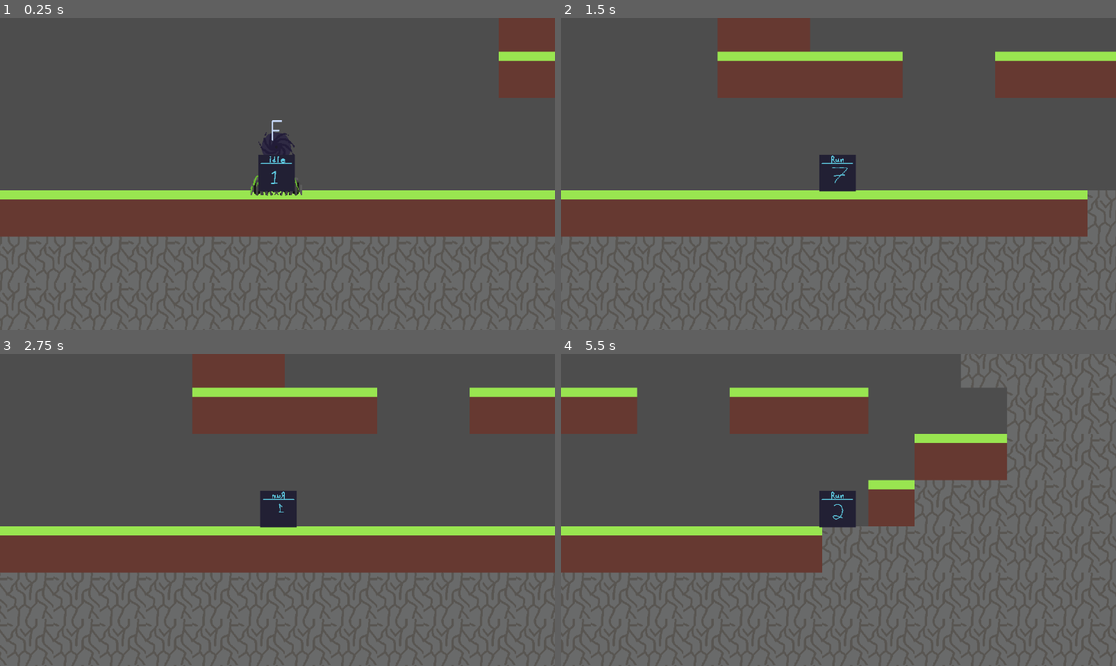
Above: before the commit, frames 1-4 (two rows, left to right).
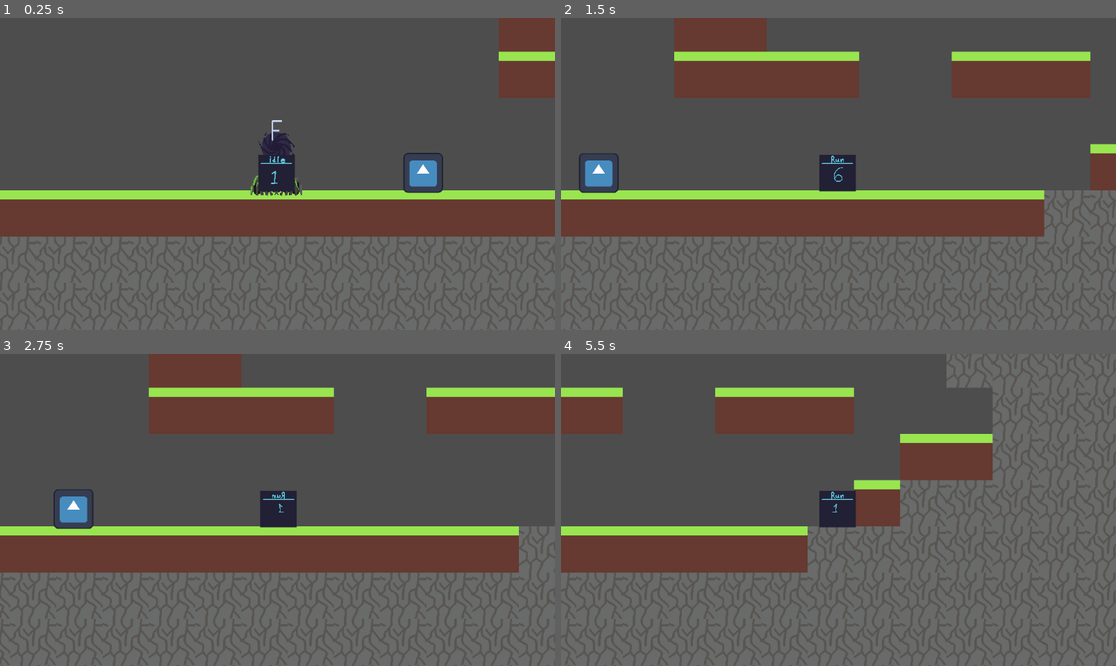
Above: after the commit, the same moments.

Repository: JSilva95307/GodotTechDemo
Game: Godot game, scene res://Scenes/Levels/Forrest.tscn
The game is run twice, just before and just after one commit, with the same random seed, the same clock (stepped at 60 frames per second) and the same inputs. The engine's default icon, where the game draws it, is replaced by a stand-in: a white triangle on a blue panel in a dark square.
Inputs (mouse positions are in pixels of both pictures, inside the frame that each line leads up to):
- Up to frame 1 (0.25 s): no input
- Up to frame 2 (1.5 s): tap Enter (ui_accept) at 0.5 s; move the mouse to (960, 158) at 0.52 s; hold Right (Player_Right) from 0.53 s (still down); tap Shift (Player_Dash) at 0.6 s; tap Space (Player_Jump) at 0.77 s; move the mouse to (727, 189) at 1.27 s; tap F (Player_Interact) at 1.35 s
- Up to frame 3 (2.75 s): tap Space (Player_Jump) at 1.52 s; move the mouse to (333, 441) at 2.02 s; release Right (Player_Right) at 2.03 s; hold Left (Player_Left) from 2.03 s (still down); click (333, 441) at 2.1 s
- Up to frame 4 (5.5 s): move the mouse to (810, 572) at 2.77 s; release Left (Player_Left) at 2.78 s; hold Right (Player_Right) 2.78-4.28 s; tap Shift (Player_Dash) at 2.85, 5.1 s; tap Space (Player_Jump) at 3.02, 3.77, 4.52 s; move the mouse to (1005, 556) at 3.52 s; tap F (Player_Interact) at 3.6 s; move the mouse to (672, 463) at 4.27 s; hold Left (Player_Left) 4.28-5.03 s; click (672, 463) at 4.35 s; move the mouse to (866, 510) at 5.02 s; hold Right (Player_Right) from 5.03 s (still down)

The runs differ from the first frame. In frame 1, 0.6% of the frame differs, in the area x 72-80%, y 43-57%; in frame 2, 8.3%, in the area x 3-100%, y 0-71%; in frame 3, 6.6%; in frame 4, 3.5%.

Commit message:
Reworked Hits
Added player and enemy hurtboxes + hitboxes. Now it's set up to where you just add the desired type of hitbox/hurtbox and define a couple values and the rest is auto taken care of. I'm going to be implementing player attacks next.

Diff:
--- /dev/null
+++ b/Assets/Scripts/Enemy_Hitbox.gd
@@ -0,0 +1,6 @@
+extends Hitbox
+class_name enemy_hitbox
+
+func _ready() -> void:
+	set_collision_mask_value(detects.player, true)
+	print_debug(detects.player)
--- /dev/null
+++ b/Assets/Scripts/Enemy_Hurtbox.gd
@@ -0,0 +1,14 @@
+extends Hurtbox
+class_name enemy_hurtbox
+
+# Called when the node enters the scene tree for the first time.
+func _ready() -> void:
+	set_collision_mask_value(detected_by.player, true)
+	connect("area_entered", self._on_area_entered)
+
+func _on_area_entered(hitbox : player_hitbox) -> void:
+	if hitbox == null:
+		return
+
+	if(owner.has_method("take_damage")) and hitbox.damage > 0:
+		owner.take_damage(hitbox.damage)
--- a/Assets/Scripts/Hurtbox.gd
+++ b/Assets/Scripts/Hurtbox.gd
@@ -1,21 +1,11 @@
 class_name Hurtbox extends Area2D
 
-func _init() -> void:
-	#layer for checkpoint interaction
-	set_collision_mask_value(3, true)
-	#layer for hitbox detection
-	set_collision_layer_value(1, true)
-	set_collision_mask_value(2, true)
+enum detected_by {
+	hitbox = 2,
+	checkpoint = 3,
+	enemy = 4,
+	player = 5
+}
 
 func _ready() -> void:
-	connect("area_entered", self._on_area_entered)
-
-func _on_area_entered(hitbox : Hitbox) -> void:
-	if hitbox == null:
-		return
-
-	if(owner.has_method("take_damage")) and hitbox.damage > 0:
-		owner.take_damage(hitbox.damage)
-
-	elif(owner.has_method("heal")) and hitbox.damage < 0:
-		owner.heal(hitbox.damage)
+	pass
--- /dev/null
+++ b/Assets/Scripts/Player_Hitbox.gd
@@ -0,0 +1,4 @@
+extends Hitbox
+class_name player_hitbox
+func _ready() -> void:
+	set_collision_mask_value(detects.enemy, true)
--- /dev/null
+++ b/Assets/Scripts/Player_Hurtbox.gd
@@ -0,0 +1,18 @@
+extends Hurtbox
+class_name player_hurtbox
+
+# Called when the node enters the scene tree for the first time.
+func _ready() -> void:
+	set_collision_layer_value(detected_by.enemy, true)
+	set_collision_layer_value(detected_by.checkpoint, true)
+	connect("area_entered", self._on_area_entered)
+
+func _on_area_entered(hitbox : enemy_hitbox) -> void:
+	if hitbox == null:
+		return
+
+	if(owner.has_method("take_damage")) and hitbox.damage > 0:
+		owner.take_damage(hitbox.damage)
+
+	elif(owner.has_method("heal")) and hitbox.damage < 0:
+		owner.heal(hitbox.damage)
--- /dev/null
+++ b/Assets/States/EnemyStates/dummy.gd
@@ -0,0 +1,8 @@
+extends CharacterBody2D
+class_name dummy
+
+func _physics_process(delta: float) -> void:
+	pass
+
+func take_damage(damage: float) -> void:
+	print_debug( "enemy " + str(damage) + " damage taken!")
--- a/Assets/Weapons/Hitbox.gd
+++ b/Assets/Weapons/Hitbox.gd
@@ -5,10 +5,7 @@
 @export var width = 10.0
 @export var height = 10.0
 
-func _init() -> void:
-	#Layer for hurtbox interaction
-	set_collision_layer_value(2, true)
-	set_collision_mask_value(1, true)
-
-func do_damage() -> void:
-	pass
+enum detects {
+	player = 4,
+	enemy = 5
+}
--- a/Assets/Weapons/WeaponBase.gd
+++ b/Assets/Weapons/WeaponBase.gd
@@ -11,9 +11,6 @@
 
 func _init() -> void:
 	pass
-	#primary1.disabled = true
-	#primary2.disabled = true
-	#primary3.disabled = true
-	#secondary.disabled = true
-	#ability1.disabled = true
-	#ability2.disabled = true
+
+func switch_p1() -> void:
+	primary1.monitoring = false
--- a/Scenes/Landmarks/checkpoint.gd
+++ b/Scenes/Landmarks/checkpoint.gd
@@ -6,13 +6,16 @@
 
 var location : Vector2
 
+enum interact_with {
+	player = 3
+}
+
 func _physics_process(delta: float) -> void:
 	if canSave and Input.is_action_just_pressed("Player_Interact"):
 		entered.emit(self)
 
 func _init() -> void:
-	set_collision_layer_value(3, true)
-	set_collision_mask_value(1, true)
+	set_collision_mask_value(interact_with.player, true)
 
 func _ready() -> void:
 	connect("area_entered", self._on_area_entered)
--- a/Scenes/Levels/Forrest.tscn
+++ b/Scenes/Levels/Forrest.tscn
@@ -1,11 +1,12 @@
-[gd_scene load_steps=10 format=4 uid="uid://bpxmldjg7tutf"]
+[gd_scene load_steps=11 format=4 uid="uid://bpxmldjg7tutf"]
 
 [ext_resource type="Script" path="res://Scenes/Levels/forrest.gd" id="1_gl4im"]
 [ext_resource type="Texture2D" uid="uid://wo87ovqcox61" path="res://Assets/Sprites/Ground Tiles.png" id="2_524x8"]
 [ext_resource type="PackedScene" uid="uid://cqs05ujvangep" path="res://Scenes/Player.tscn" id="3_c7ha3"]
+[ext_resource type="Script" path="res://Assets/Scripts/Enemy_Hitbox.gd" id="3_fm1en"]
 [ext_resource type="PackedScene" uid="uid://ccoin3o2y7mi6" path="res://Scenes/Menus/save_menu.tscn" id="4_1ps0y"]
-[ext_resource type="Script" path="res://Assets/Weapons/Hitbox.gd" id="4_pyrx5"]
 [ext_resource type="PackedScene" uid="uid://driwg5mp4nx56" path="res://Scenes/Landmarks/Checkpoint.tscn" id="5_4s5t3"]
+[ext_resource type="PackedScene" uid="uid://clcmat3f0c4sc" path="res://Scenes/dummy.tscn" id="7_4ygxy"]
 
 [sub_resource type="TileSetAtlasSource" id="TileSetAtlasSource_3wb5n"]
 texture = ExtResource("2_524x8")
@@ -46,8 +47,8 @@
 tile_set = SubResource("TileSet_hv4fg")
 
 [node name="DeathBox" type="Area2D" parent="."]
-script = ExtResource("4_pyrx5")
-damage = 20
+script = ExtResource("3_fm1en")
+damage = 40
 
 [node name="CollisionShape2D" type="CollisionShape2D" parent="DeathBox"]
 position = Vector2(-125, 212)
@@ -55,8 +56,8 @@
 
 [node name="DeathBox2" type="Area2D" parent="."]
 position = Vector2(2793, -1437)
-script = ExtResource("4_pyrx5")
-damage = 20
+script = ExtResource("3_fm1en")
+damage = 40
 
 [node name="CollisionShape2D" type="CollisionShape2D" parent="DeathBox2"]
 position = Vector2(-125, 212)
@@ -64,8 +65,8 @@
 
 [node name="DeathBox3" type="Area2D" parent="."]
 position = Vector2(5322, -1135)
-script = ExtResource("4_pyrx5")
-damage = 20
+script = ExtResource("3_fm1en")
+damage = 40
 
 [node name="CollisionShape2D" type="CollisionShape2D" parent="DeathBox3"]
 position = Vector2(-125, 212)
@@ -103,5 +104,8 @@
 size_flags_horizontal = 4
 size_flags_vertical = 4
 
+[node name="Dummy" parent="." instance=ExtResource("7_4ygxy")]
+position = Vector2(903, 252)
+
 [connection signal="player_death" from="PlayerBody" to="." method="Player_Death_Reset"]
 [connection signal="Resume" from="PlayerBody/Player Camera/Save menu" to="." method="Exit_Save_Menu"]
--- a/Scenes/Player.tscn
+++ b/Scenes/Player.tscn
@@ -3,7 +3,7 @@
 [ext_resource type="Script" path="res://Scenes/player.gd" id="1_mm5sl"]
 [ext_resource type="Texture2D" uid="uid://d36qscvk4f40k" path="res://Assets/Sprites/PlayerPlaceholder_SpriteSheet_Attacks.png" id="2_5cdny"]
 [ext_resource type="Script" path="res://Scenes/state_machine.gd" id="3_32w1a"]
-[ext_resource type="Script" path="res://Assets/Scripts/Hurtbox.gd" id="3_v82qo"]
+[ext_resource type="Script" path="res://Assets/Scripts/Player_Hurtbox.gd" id="3_51wsx"]
 [ext_resource type="Script" path="res://Scenes/idle.gd" id="4_tf1ds"]
 [ext_resource type="Script" path="res://Scenes/dash.gd" id="6_kynrl"]
 [ext_resource type="Script" path="res://Scenes/run.gd" id="6_r7fv8"]
@@ -225,6 +225,7 @@
 position = Vector2(0.999985, -47)
 scale = Vector2(4.64, 4.64)
 script = ExtResource("1_mm5sl")
+DASH_TIME = 0.3
 
 [node name="Sprite" type="Sprite2D" parent="."]
 position = Vector2(1.19209e-07, -1.07759)
@@ -234,12 +235,12 @@
 vframes = 6
 
 [node name="CollisionShape2D" type="CollisionShape2D" parent="."]
+visible = false
 position = Vector2(3.23715e-06, -0.646552)
 shape = SubResource("CircleShape2D_njlph")
 
 [node name="Hurtbox" type="Area2D" parent="."]
-visible = false
-script = ExtResource("3_v82qo")
+script = ExtResource("3_51wsx")
 
 [node name="Player_Hurtbox" type="CollisionShape2D" parent="Hurtbox"]
 shape = SubResource("CircleShape2D_f6f7n")
--- a/Scenes/Sword.tscn
+++ b/Scenes/Sword.tscn
@@ -1,7 +1,7 @@
 [gd_scene load_steps=10 format=3 uid="uid://mekjd5aptohs"]
 
 [ext_resource type="Script" path="res://Assets/Weapons/WeaponBase.gd" id="1_g4wfn"]
-[ext_resource type="Script" path="res://Assets/Weapons/Hitbox.gd" id="2_6xjgr"]
+[ext_resource type="Script" path="res://Assets/Scripts/Player_Hitbox.gd" id="2_se27w"]
 [ext_resource type="Texture2D" uid="uid://c64fye78qoshs" path="res://icon.svg" id="3_37238"]
 
 [sub_resource type="RectangleShape2D" id="RectangleShape2D_yryjv"]
@@ -33,42 +33,44 @@
 ability2 = NodePath("Ability 2")
 
 [node name="Primary 1" type="Area2D" parent="."]
-script = ExtResource("2_6xjgr")
+script = ExtResource("2_se27w")
+damage = 69
 
 [node name="Short Hitbox" type="CollisionShape2D" parent="Primary 1"]
 position = Vector2(76.25, -38.5)
 shape = SubResource("RectangleShape2D_yryjv")
 
 [node name="Primary 2" type="Area2D" parent="."]
-script = ExtResource("2_6xjgr")
+script = ExtResource("2_se27w")
+damage = 420
 
 [node name="Medium Hitbox" type="CollisionShape2D" parent="Primary 2"]
 position = Vector2(87.25, -51.5)
 shape = SubResource("RectangleShape2D_a4sls")
 
 [node name="Primary 3" type="Area2D" parent="."]
-script = ExtResource("2_6xjgr")
+script = ExtResource("2_se27w")
 
 [node name="Long Hitbox" type="CollisionShape2D" parent="Primary 3"]
 position = Vector2(111.75, -34)
 shape = SubResource("RectangleShape2D_xw5vr")
 
 [node name="Secondary" type="Area2D" parent="."]
-script = ExtResource("2_6xjgr")
+script = ExtResource("2_se27w")
 
 [node name="Large Hitbox" type="CollisionShape2D" parent="Secondary"]
 position = Vector2(101.25, -70.75)
 shape = SubResource("RectangleShape2D_827nf")
 
 [node name="Ability 1" type="Area2D" parent="."]
-script = ExtResource("2_6xjgr")
+script = ExtResource("2_se27w")
 
 [node name="Medium Hitbox" type="CollisionShape2D" parent="Ability 1"]
 position = Vector2(83, -56)
 shape = SubResource("CircleShape2D_lpy7h")
 
 [node name="Ability 2" type="Area2D" parent="."]
-script = ExtResource("2_6xjgr")
+script = ExtResource("2_se27w")
 
 [node name="Wide Hitbox" type="CollisionShape2D" parent="Ability 2"]
 position = Vector2(1, -51.5)
--- /dev/null
+++ b/Scenes/dummy.tscn
@@ -0,0 +1,33 @@
+[gd_scene load_steps=6 format=3 uid="uid://clcmat3f0c4sc"]
+
+[ext_resource type="Script" path="res://Assets/States/EnemyStates/dummy.gd" id="1_pkvgf"]
+[ext_resource type="Texture2D" uid="uid://c64fye78qoshs" path="res://icon.svg" id="2_tfdef"]
+[ext_resource type="Script" path="res://Assets/Scripts/Enemy_Hurtbox.gd" id="3_x1e7t"]
+
+[sub_resource type="CircleShape2D" id="CircleShape2D_xrxbc"]
+radius = 18.5067
+
+[sub_resource type="CapsuleShape2D" id="CapsuleShape2D_wxmxm"]
+radius = 34.0
+height = 68.0
+
+[node name="Dummy" type="CharacterBody2D"]
+collision_layer = 8
+collision_mask = 8
+script = ExtResource("1_pkvgf")
+
+[node name="Sprite2D" type="Sprite2D" parent="."]
+scale = Vector2(0.861009, 0.861009)
+texture = ExtResource("2_tfdef")
+
+[node name="Hurtbox" type="Area2D" parent="."]
+scale = Vector2(2.84, 3.86333)
+script = ExtResource("3_x1e7t")
+
+[node name="CollisionShape2D" type="CollisionShape2D" parent="Hurtbox"]
+scale = Vector2(1.02817, 0.730802)
+shape = SubResource("CircleShape2D_xrxbc")
+
+[node name="CollisionShape2D" type="CollisionShape2D" parent="."]
+scale = Vector2(1, 1.6)
+shape = SubResource("CapsuleShape2D_wxmxm")
--- a/Scenes/player.gd
+++ b/Scenes/player.gd
@@ -11,7 +11,6 @@
 @export var Dash_Cooldown = 1.5
 #functionality vars
 @export var LetSpaceGo = false
-@export var RollTime = 0
 @export var IsDashing = false
 @export var IsInvul = false
 @export var IsFacingRight = false
@@ -43,8 +42,8 @@
 
 func take_damage(damage: float) -> void:
 	health -= damage
-	print_debug( str(damage) + " damage taken!")
-	print_debug( str(health) + " health remains!")
+	print_debug( "player " + str(damage) + " damage taken!")
+	print_debug( "player" + str(health) + " health remains!")
 	if health <= 0:
 		player_death.emit()
 		health = 20
--- a/Scenes/weapon_manager.gd
+++ b/Scenes/weapon_manager.gd
@@ -17,7 +17,7 @@
 var active_weapon : weapon_base
 
 func _ready() -> void:
-	pass # Replace with function body.
+	active_weapon = starter_weapon
 
 func _process(delta: float) -> void:
 	pass
@@ -25,6 +25,5 @@
 func switch_weapon(new_weapon : int) -> void:
 	active_weapon = weapon_list[new_weapon]
 
-
 func add_weapon(weapon : weapon_base) -> void:
 	weapon_list.append(weapon)
